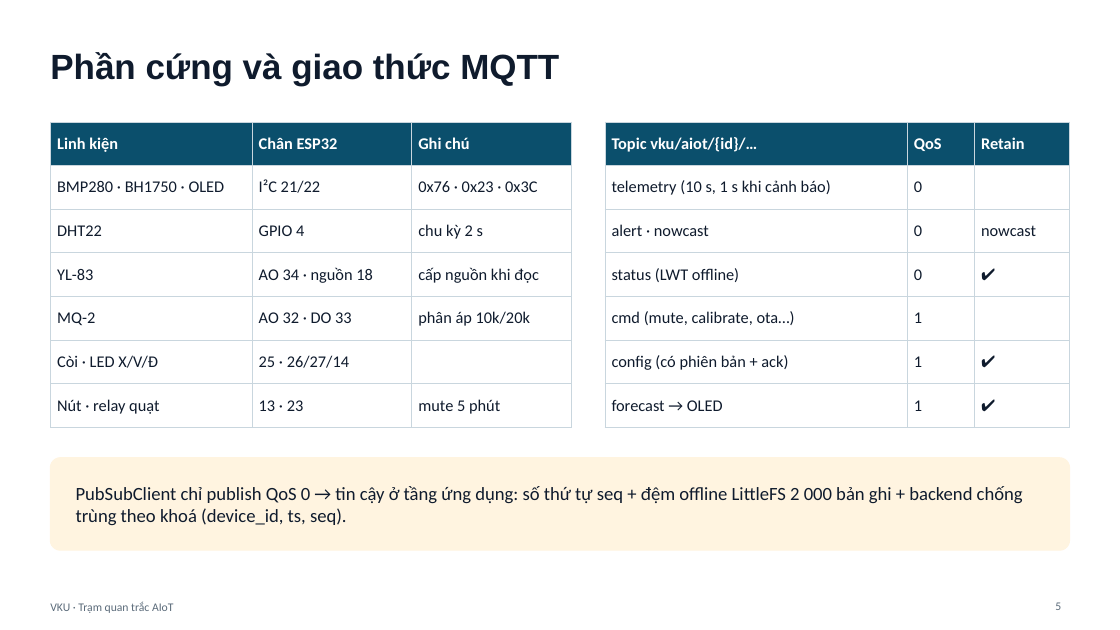
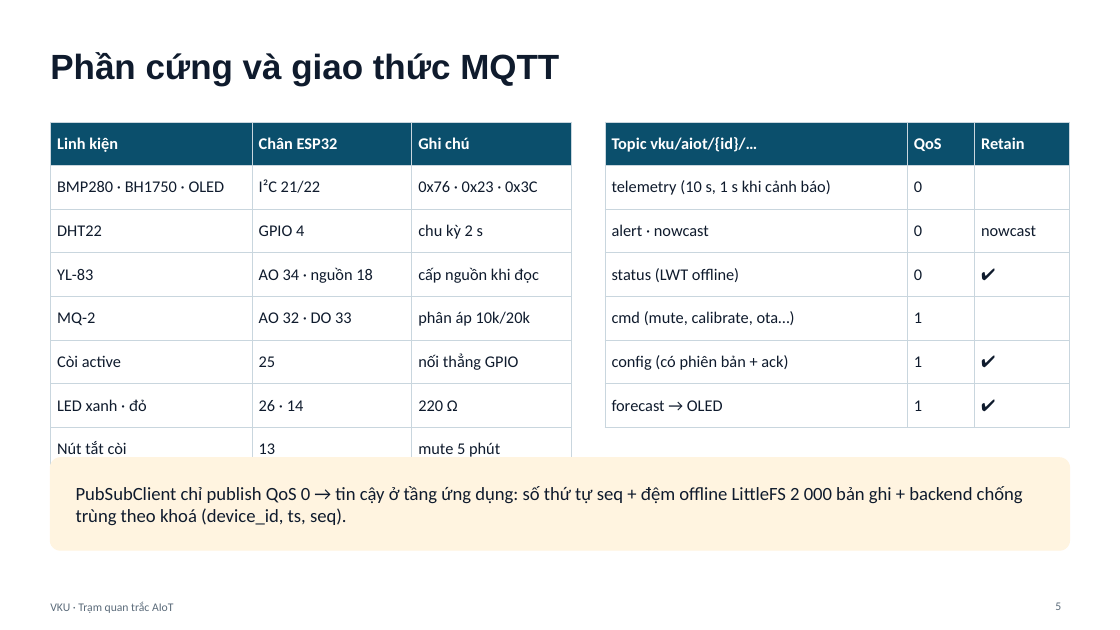
Before and after one commit to danhle396/pythonnhung, a slide deck: slide 5 of docs/report/slides_bao_ve.pptx. Drawn at 1120x630 pixels with LibreOffice and Linux fonts; fonts in the diff are those of the drawing. Boxes give left, top, right and bottom in pixels: in the first picture for what was removed or moved away, otherwise in the second. Text is boxed around its words. In the diff, an @@ line names an element or a change of style, - is before the commit and + after.

Commit message:
Đồng bộ phần cứng thực tế và sơ đồ khối
- Bỏ LED vàng, transistor S8050, module relay (nhóm không có)
- config.h: thêm cờ HAS_LED_YELLOW, HAS_RELAY, BUZZER_ACTIVE_LOW
- Cấp 1 'Chú ý' = LED xanh nhấp nháy 1 Hz; còi nối thẳng GPIO25
- Vẽ lại sơ đồ đấu dây trang 2 (còi, LED xanh/đỏ, nút)
- Sửa nhãn sơ đồ khối cho khớp code (model khí chờ dữ liệu thật, chu kỳ telemetry/forecast, mưa 1h/3h/6h)
- Cập nhật báo cáo, slide, kịch bản demo, task.md, PROGRESS.md

```diff
--- a/docs/report/slides_bao_ve.pptx
+++ b/docs/report/slides_bao_ve.pptx
@@ table at bbox=[50, 122, 571, 461] @@
-row 6: Còi · LED X/V/Đ | 25 · 26/27/14 | 
-row 7: Nút · relay quạt | 13 · 23 | mute 5 phút
+row 6: Còi active | 25 | nối thẳng GPIO
+row 7: LED xanh · đỏ | 26 · 14 | 220 Ω
+row 8: Nút tắt còi | 13 | mute 5 phút
```
Also in this commit, not shown: 2 other slides changed, 19 other files.
